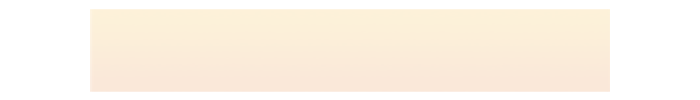
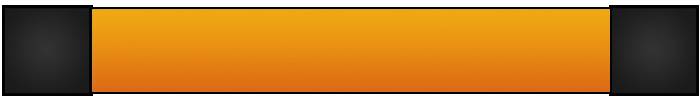
Before/after of a 700x100 layered artwork. What changed in the layer stack:
added layer "Level Up Bar Overlay" above "Level Up Bar ForeGround" over left=2, top=5, right=699, bottom=96
renamed "Layer 2" to "Level Up Bar ForeGround", showed it, painted on it over left=90, top=9, right=610, bottom=92
renamed "Layer 2 bg" to "Level Up Bar BackGround", painted on it over left=90, top=9, right=610, bottom=92
renamed "Layer 1" to "Level Up Bar BG", showed it, painted on it over left=3, top=6, right=698, bottom=95
